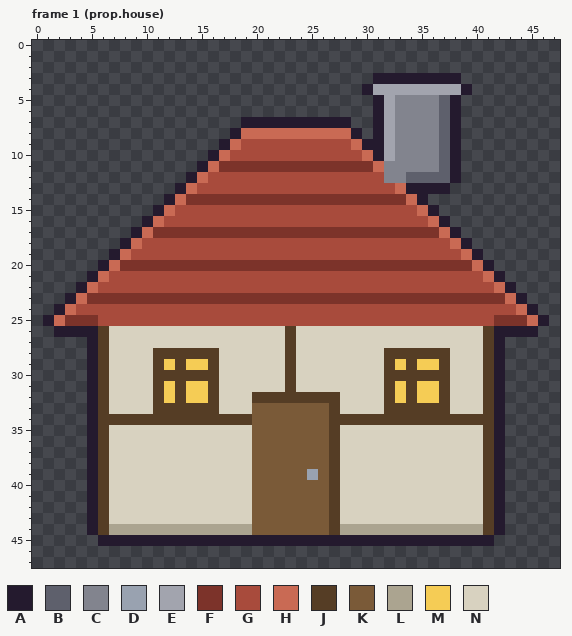
Two versions of one pixel-art file, assets/aseprite/props_big.aseprite. Above: the version before the commit.
48x48 pixels, 4 frames. Shown: frame 1 (prop.house). The commit also changed other frames, which this record leaves out.
Palette (. is transparent): A #241a2e  B #5e606c  C #82848e  D #99a2b0  E #a2a4ae  F #7c332a  G #a84b3c  H #c96a54  J #553d25  K #7a5a38  L #aba490  M #f5cc55  N #d8d2c0
Pixels before, frame 1 (prop.house), first column x 1:
 3 ..............................AAAAAAAA........
 4 .............................AEEEEEEEEA.......
 5 ..............................AECCCCBA........
 6 ..............................AECCCCBA........
 7 ..................AAAAAAAAAA..AECCCCBA........
 8 .................AHHHHHHHHHHA.AECCCCBA........
 9 ................AHGGGGGGGGGGHAAECCCCBA........
10 ...............AHGGGGGGGGGGGGHAECCCCBA........
11 ..............AHFFFFFFFFFFFFFFHCCCCCBA........
12 .............AHGGGGGGGGGGGGGGGGCCBBBBA........
13 ............AHGGGGGGGGGGGGGGGGGGHAAAA.........
14 ...........AHFFFFFFFFFFFFFFFFFFFFHA...........
15 ..........AHGGGGGGGGGGGGGGGGGGGGGGHA..........
16 .........AHGGGGGGGGGGGGGGGGGGGGGGGGHA.........
17 ........AHFFFFFFFFFFFFFFFFFFFFFFFFFFHA........
18 .......AHGGGGGGGGGGGGGGGGGGGGGGGGGGGGHA.......
19 ......AHGGGGGGGGGGGGGGGGGGGGGGGGGGGGGGHA......
20 .....AHFFFFFFFFFFFFFFFFFFFFFFFFFFFFFFFFHA.....
21 ....AHGGGGGGGGGGGGGGGGGGGGGGGGGGGGGGGGGGHA....
22 ...AHGGGGGGGGGGGGGGGGGGGGGGGGGGGGGGGGGGGGHA...
23 ..AHFFFFFFFFFFFFFFFFFFFFFFFFFFFFFFFFFFFFFFHA..
24 .AHGGGGGGGGGGGGGGGGGGGGGGGGGGGGGGGGGGGGGGGGHA.
25 AHFFFGGGGGGGGGGGGGGGGGGGGGGGGGGGGGGGGGGGGFFFHA
26 .AAAAJNNNNNNNNNNNNNNNNJNNNNNNNNNNNNNNNNNJAAAA.
27 ....AJNNNNNNNNNNNNNNNNJNNNNNNNNNNNNNNNNNJA....
28 ....AJNNNNJJJJJJNNNNNNJNNNNNNNNJJJJJJNNNJA....
29 ....AJNNNNJMJMMJNNNNNNJNNNNNNNNJMJMMJNNNJA....
30 ....AJNNNNJJJJJJNNNNNNJNNNNNNNNJJJJJJNNNJA....
31 ....AJNNNNJMJMMJNNNNNNJNNNNNNNNJMJMMJNNNJA....
32 ....AJNNNNJMJMMJNNNJJJJJJJJNNNNJMJMMJNNNJA....
33 ....AJNNNNJJJJJJNNNKKKKKKKJNNNNJJJJJJNNNJA....
34 ....AJJJJJJJJJJJJJJKKKKKKKJJJJJJJJJJJJJJJA....
35 ....AJNNNNNNNNNNNNNKKKKKKKJNNNNNNNNNNNNNJA....
36 ....AJNNNNNNNNNNNNNKKKKKKKJNNNNNNNNNNNNNJA....
37 ....AJNNNNNNNNNNNNNKKKKKKKJNNNNNNNNNNNNNJA....
38 ....AJNNNNNNNNNNNNNKKKKKKKJNNNNNNNNNNNNNJA....
39 ....AJNNNNNNNNNNNNNKKKKKDKJNNNNNNNNNNNNNJA....
40 ....AJNNNNNNNNNNNNNKKKKKKKJNNNNNNNNNNNNNJA....
41 ....AJNNNNNNNNNNNNNKKKKKKKJNNNNNNNNNNNNNJA....
42 ....AJNNNNNNNNNNNNNKKKKKKKJNNNNNNNNNNNNNJA....
43 ....AJNNNNNNNNNNNNNKKKKKKKJNNNNNNNNNNNNNJA....
44 ....AJLLLLLLLLLLLLLKKKKKKKJLLLLLLLLLLLLLJA....
45 .....AAAAAAAAAAAAAAAAAAAAAAAAAAAAAAAAAAAA.....
After:
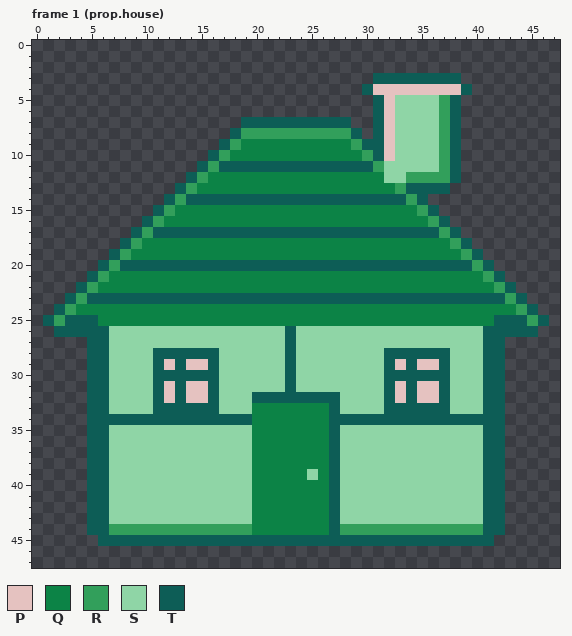
Colours new in this view: P #e5c2c0  Q #0c8346  R #329f5b  S #8fd5a6  T #0d5d56
Difference:
Changed rows in their new state; - is an unchanged pixel.
Frame 1 (prop.house):
first column x 1:
 3 ------------------------------TTTTTTTT--------
 4 -----------------------------TPPPPPPPPT-------
 5 ------------------------------TPSSSSRT--------
 6 ------------------------------TPSSSSRT--------
 7 ------------------TTTTTTTTTT--TPSSSSRT--------
 8 -----------------TRRRRRRRRRRT-TPSSSSRT--------
 9 ----------------TRQQQQQQQQQQRTTPSSSSRT--------
10 ---------------TRQQQQQQQQQQQQRTPSSSSRT--------
11 --------------TRTTTTTTTTTTTTTTRSSSSSRT--------
12 -------------TRQQQQQQQQQQQQQQQQSSRRRRT--------
13 ------------TRQQQQQQQQQQQQQQQQQQRTTTT---------
14 -----------TRTTTTTTTTTTTTTTTTTTTTRT-----------
15 ----------TRQQQQQQQQQQQQQQQQQQQQQQRT----------
16 ---------TRQQQQQQQQQQQQQQQQQQQQQQQQRT---------
17 --------TRTTTTTTTTTTTTTTTTTTTTTTTTTTRT--------
18 -------TRQQQQQQQQQQQQQQQQQQQQQQQQQQQQRT-------
19 ------TRQQQQQQQQQQQQQQQQQQQQQQQQQQQQQQRT------
20 -----TRTTTTTTTTTTTTTTTTTTTTTTTTTTTTTTTTRT-----
21 ----TRQQQQQQQQQQQQQQQQQQQQQQQQQQQQQQQQQQRT----
22 ---TRQQQQQQQQQQQQQQQQQQQQQQQQQQQQQQQQQQQQRT---
23 --TRTTTTTTTTTTTTTTTTTTTTTTTTTTTTTTTTTTTTTTRT--
24 -TRQQQQQQQQQQQQQQQQQQQQQQQQQQQQQQQQQQQQQQQQRT-
25 TRTTTQQQQQQQQQQQQQQQQQQQQQQQQQQQQQQQQQQQQTTTRT
26 -TTTTTSSSSSSSSSSSSSSSSTSSSSSSSSSSSSSSSSSTTTTT-
27 ----TTSSSSSSSSSSSSSSSSTSSSSSSSSSSSSSSSSSTT----
28 ----TTSSSSTTTTTTSSSSSSTSSSSSSSSTTTTTTSSSTT----
29 ----TTSSSSTPTPPTSSSSSSTSSSSSSSSTPTPPTSSSTT----
30 ----TTSSSSTTTTTTSSSSSSTSSSSSSSSTTTTTTSSSTT----
31 ----TTSSSSTPTPPTSSSSSSTSSSSSSSSTPTPPTSSSTT----
32 ----TTSSSSTPTPPTSSSTTTTTTTTSSSSTPTPPTSSSTT----
33 ----TTSSSSTTTTTTSSSQQQQQQQTSSSSTTTTTTSSSTT----
34 ----TTTTTTTTTTTTTTTQQQQQQQTTTTTTTTTTTTTTTT----
35 ----TTSSSSSSSSSSSSSQQQQQQQTSSSSSSSSSSSSSTT----
36 ----TTSSSSSSSSSSSSSQQQQQQQTSSSSSSSSSSSSSTT----
37 ----TTSSSSSSSSSSSSSQQQQQQQTSSSSSSSSSSSSSTT----
38 ----TTSSSSSSSSSSSSSQQQQQQQTSSSSSSSSSSSSSTT----
39 ----TTSSSSSSSSSSSSSQQQQQSQTSSSSSSSSSSSSSTT----
40 ----TTSSSSSSSSSSSSSQQQQQQQTSSSSSSSSSSSSSTT----
41 ----TTSSSSSSSSSSSSSQQQQQQQTSSSSSSSSSSSSSTT----
42 ----TTSSSSSSSSSSSSSQQQQQQQTSSSSSSSSSSSSSTT----
43 ----TTSSSSSSSSSSSSSQQQQQQQTSSSSSSSSSSSSSTT----
44 ----TTRRRRRRRRRRRRRQQQQQQQTRRRRRRRRRRRRRTT----
45 -----TTTTTTTTTTTTTTTTTTTTTTTTTTTTTTTTTTTT-----
Where, in picture pixels (left, top, right, bottom), the same in both pictures:
changed: (43, 73, 549, 546)
